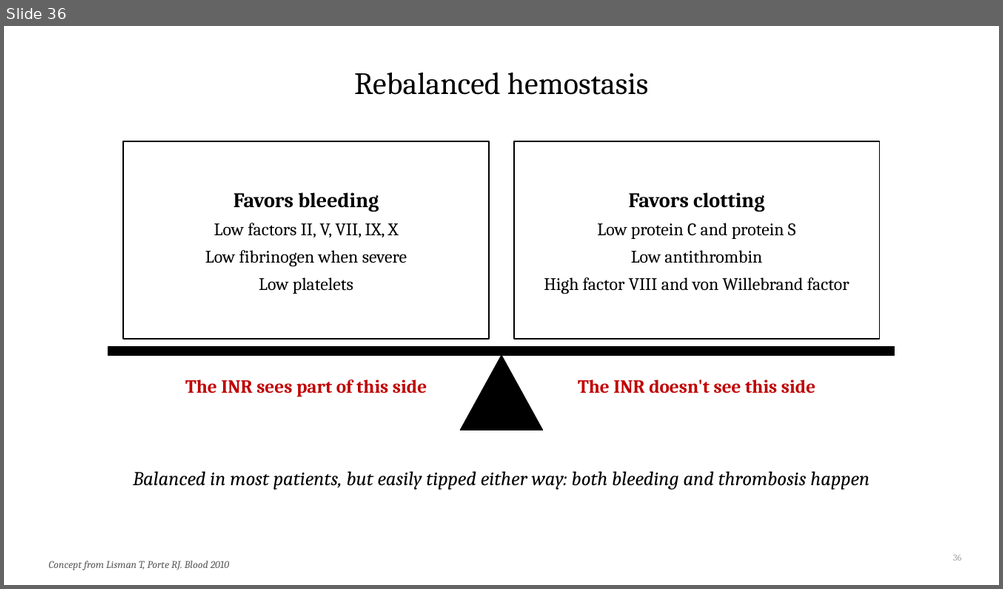
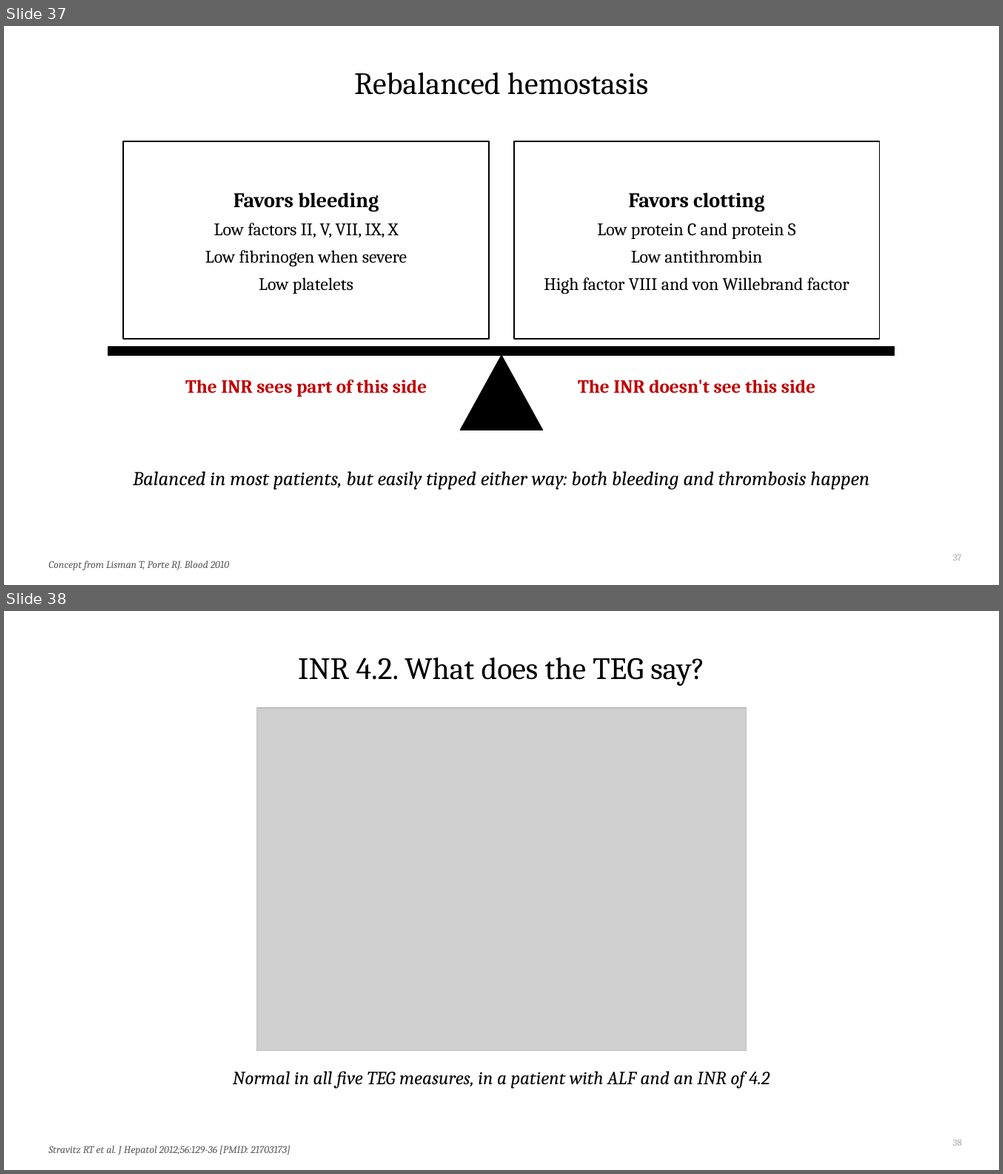
Before and after one commit to qaddodi/mohammad-almeqdadi-lectures, a slide deck: lectures/acute-liver-failure-aclf-in-icu/ALF and ACLF in the ICU.pptx. Shown one above the other, each under a label of ours: slide 36 before the commit, slides 37 and 38 after it. The pictures are 1003x589 and 1003x1174 pixels, drawn with LibreOffice and Linux fonts; fonts in the diff are those of the drawing; grey boxes stand for pictures. Boxes give left, top, right and bottom in pixels: in the first picture for what was removed or moved away, otherwise in the second. Text is boxed around its words. In the diff, an @@ line names an element or a change of style, - is before the commit and + after.

```diff
--- a/lectures/acute-liver-failure-aclf-in-icu/ALF and ACLF in the ICU.pptx
+++ b/lectures/acute-liver-failure-aclf-in-icu/ALF and ACLF in the ICU.pptx
@@ slide 38 added at (x1=4, y1=611, x2=999, y2=1170), background #FFFFFF @@
@@ title added at (x1=298, y1=657, x2=704, y2=686), 30 pt, text #000000 @@
+INR 4.2. What does the TEG say?
@@ picture added at (x1=257, y1=708, x2=745, y2=1051) @@
@@ rectangle added at (x1=257, y1=708, x2=745, y2=1051), outline #BFBFBF 0.75 pt @@
@@ text added at (x1=233, y1=1071, x2=769, y2=1089), 18 pt, text #000000, italic @@
+Normal in all five TEG measures, in a patient with ALF and an INR of 4.2
@@ page number added at (x1=953, y1=1140, x2=962, y2=1146), 9 pt, text #A6A6A6 @@
+38
@@ text added at (x1=48, y1=1146, x2=290, y2=1156), 10 pt, text #595959, italic @@
+Stravitz RT et al. J Hepatol 2012;56:129-36 [PMID: 21703173]
@@ what was slide 36 is now slide 37 @@
@@ page number at (x1=953, y1=555, x2=962, y2=561): text changed @@
-36
+37
```
Also in this commit, not shown: 12 slides changed, 9 other slides added, 21 other files.
